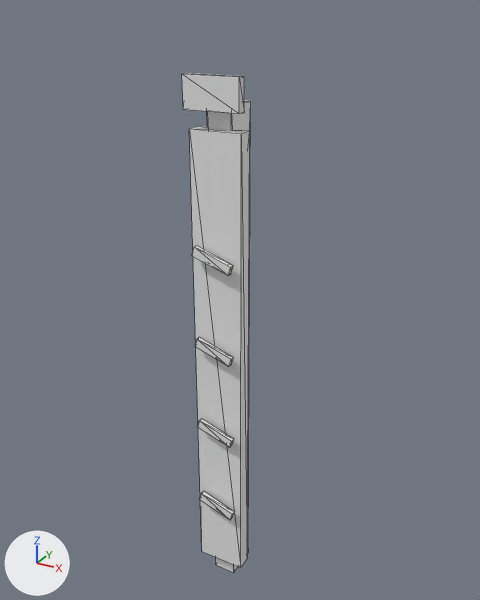
Renders of the glTF model public/models/ram_3_static.glb from each side of a commit.
Both versions are drawn from a 50 mm camera at (-1.598, -3.961, 4.955) aimed at (-2.568, -2.196, 4.073). Arrows for +X, +Y and +Z are at lower left; the lights stay in place. The picture after the commit comes second. Mesh edges are drawn as thin lines. Vertices at exactly the same position are counted once.

Names of what the first picture shows: 'Componente_RAM_3_PCB_DIMM_133_35mm', 'Componente_RAM_3_barra_RGB', 'Componente_RAM_3_disipador_frontal', 'Componente_RAM_3_ranura_diagonal_0', 'Componente_RAM_3_ranura_diagonal_1', 'Componente_RAM_3_ranura_diagonal_2', 'Componente_RAM_3_ranura_diagonal_3'.
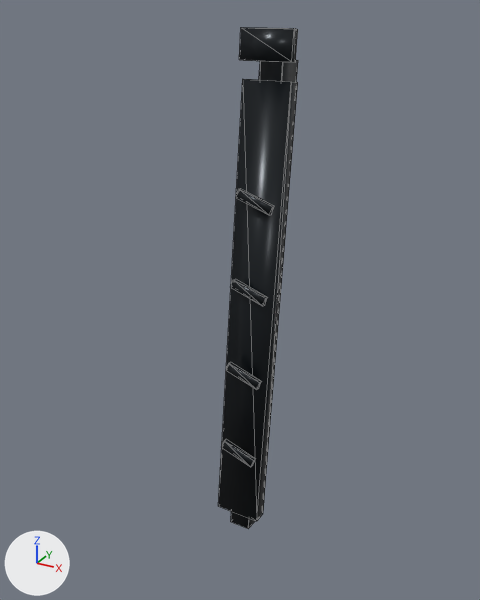
ob_root_ram_ddr5_rgb_3_animable is not drawn itself; it is the parent of ob_componente_ram_3_barra_rgb, ob_componente_ram_3_contacto_0, ob_componente_ram_3_contacto_1, ob_componente_ram_3_contacto_10, ob_componente_ram_3_contacto_11, ob_componente_ram_3_contacto_12, ob_componente_ram_3_contacto_13, ob_componente_ram_3_contacto_2.

Location of each change, [x1, y1, x2, y2] in pixels of the pictures (480 x 600 px):
'Componente_RAM_3_disipador_frontal', recoloured, shading changed, moved, turned
    before: [189, 126, 250, 568]
    after: [218, 79, 298, 521]
'Componente_RAM_3_barra_RGB', recoloured, shading changed, moved, turned
    before: [182, 73, 244, 114]
    after: [239, 27, 298, 62]
'Componente_RAM_3_PCB_DIMM_133_35mm', recoloured, moved, turned
    before: [207, 101, 251, 573]
    after: [231, 60, 298, 529]
'Componente_RAM_3_ranura_diagonal_3', recoloured, moved, turned
    before: [192, 246, 234, 276]
    after: [236, 189, 274, 215]
'Componente_RAM_3_ranura_diagonal_2', recoloured, moved, turned
    before: [195, 337, 234, 367]
    after: [231, 279, 268, 306]
'Componente_RAM_3_ranura_diagonal_1', recoloured, moved, turned
    before: [197, 418, 234, 448]
    after: [226, 362, 262, 390]
'Componente_RAM_3_ranura_diagonal_0', recoloured, moved, turned
    before: [199, 491, 234, 520]
    after: [222, 439, 256, 467]

Patch to the scene script:
```diff
--- a/public/models/ram_3_static.glb.py
+++ b/public/models/ram_3_static.glb.py
@@ me_cubo_680 @@
 me_cubo_680.from_pydata(...)  # 8 vertices, 12 faces; spans x -0.086..0.086, y -0.013..0.013, z -0.045..0.045
 # used by ob_componente_ram_3_barra_rgb; parent = ob_root_ram_ddr5_rgb_3_animable; location = (0.0, -0.085, 0.846)
-me_cubo_680.materials.append(mat_ram_rgb_cian)  # white #e7e7e7
+# me_cubo_680 part 1: all faces are now shaded smooth (12 of 12 changed)
+me_cubo_680.materials.append(mat_pro_ram_anodized_graphite)  # black #1d2227
@@ me_cubo_679 @@
 me_cubo_679.from_pydata(...)  # 8 vertices, 12 faces; spans x -0.08..0.08, y -0.024..0.024, z -0.748..0.748
 # used by ob_componente_ram_3_disipador_frontal; parent = ob_root_ram_ddr5_rgb_3_animable; location = (0.0, -0.055, 0.0)
-me_cubo_679.materials.append(mat_ram_disipador_negro_anodizado)  # white #e7e7e7
+# me_cubo_679 part 2: all faces are now shaded smooth (12 of 12 changed)
+me_cubo_679.materials.append(mat_pro_ram_anodized_graphite)  # black #1d2227
@@ me_cubo_678 @@
 me_cubo_678.from_pydata(...)  # 8 vertices, 12 faces; spans x -0.04..0.04, y -0.05..0.05, z -0.81..0.81
-me_cubo_678.materials.append(mat_ram_disipador_negro_anodizado)  # white #e7e7e7
+me_cubo_678.materials.append(mat_pro_ram_anodized_graphite)  # black #1d2227
@@ me_cubo_695 @@
 me_cubo_695.from_pydata(...)  # 8 vertices, 12 faces; spans x -0.0632..0.0632, y -0.0075..0.0075, z -0.0146..0.0146
-me_cubo_695.materials.append(mat_detalle_azul_electrico)  # white #e7e7e7
+me_cubo_695.materials.append(mat_pro_ram_anodized_graphite)  # black #1d2227
@@ me_cubo_696 @@
 me_cubo_696.from_pydata(...)  # 8 vertices, 12 faces; spans x -0.0632..0.0632, y -0.0075..0.0075, z -0.0146..0.0146
-me_cubo_696.materials.append(mat_detalle_azul_electrico)  # white #e7e7e7
+me_cubo_696.materials.append(mat_pro_ram_anodized_graphite)  # black #1d2227
@@ me_cubo_697 @@
 me_cubo_697.from_pydata(...)  # 8 vertices, 12 faces; spans x -0.0632..0.0632, y -0.0075..0.0075, z -0.0146..0.0146
-me_cubo_697.materials.append(mat_detalle_azul_electrico)  # white #e7e7e7
+me_cubo_697.materials.append(mat_pro_ram_anodized_graphite)  # black #1d2227
@@ me_cubo_698 @@
 me_cubo_698.from_pydata(...)  # 8 vertices, 12 faces; spans x -0.0632..0.0632, y -0.0075..0.0075, z -0.0146..0.0146
-me_cubo_698.materials.append(mat_detalle_azul_electrico)  # white #e7e7e7
+me_cubo_698.materials.append(mat_pro_ram_anodized_graphite)  # black #1d2227
@@ ob_root_ram_ddr5_rgb_3_animable @@
 ob_root_ram_ddr5_rgb_3_animable = bpy.data.objects.new('Root_RAM_DDR5_RGB_3_animable', None)
-ob_root_ram_ddr5_rgb_3_animable.location = (-2.524, -2.336, 3.908)
+ob_root_ram_ddr5_rgb_3_animable.location = (-2.524, -2.126, 4.008)
+ob_root_ram_ddr5_rgb_3_animable.rotation_euler = (-0.122, 0.0, 0.0)  # degrees (-7, 0, 0)
```
